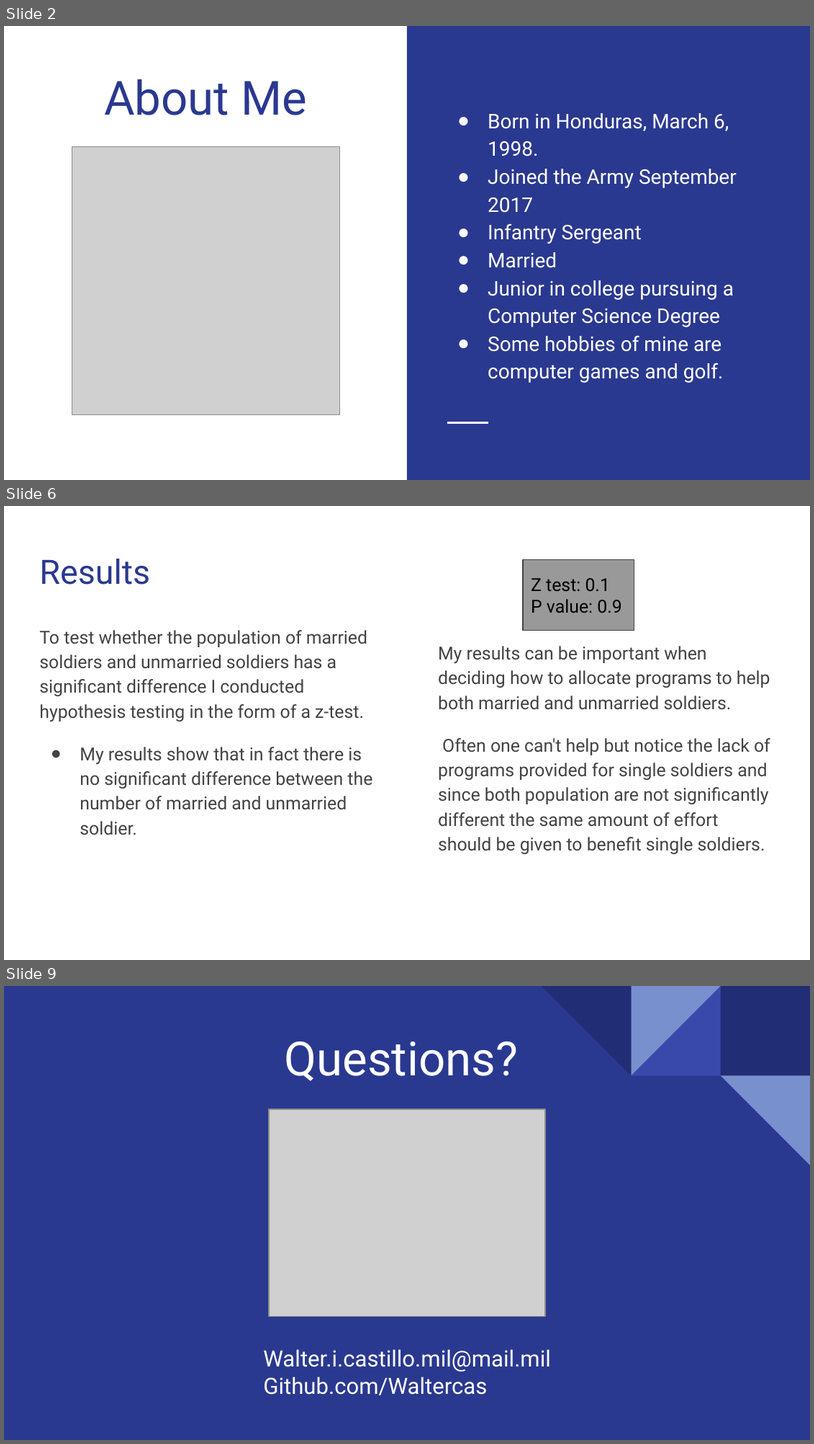
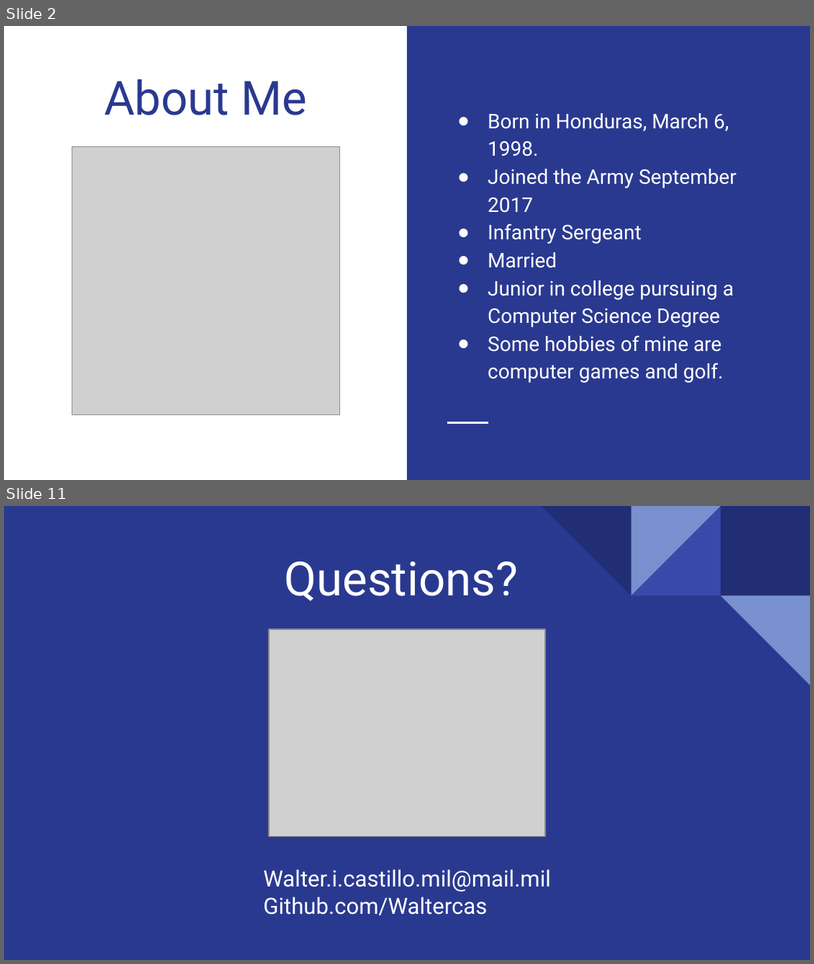
Before and after one commit to Waltercas/Active-Duty-Soldiers, a slide deck: Data/Soldier Demographic Capstone.pptx. Shown one above the other, each under a label of ours: slides 2, 6 and 9 before the commit, slides 2 and 11 after it; the slides between them are not shown. The pictures are 814x1444 and 814x964 pixels, drawn with LibreOffice and Linux fonts; fonts in the diff are those of the drawing; grey boxes stand for pictures. Boxes give left, top, right and bottom in pixels: in the first picture for what was removed or moved away, otherwise in the second. Text is boxed around its words. In the diff, an @@ line names an element or a change of style, - is before the commit and + after.

```diff
--- a/Data/Soldier Demographic Capstone.pptx
+++ b/Data/Soldier Demographic Capstone.pptx
@@ slide 6 removed at [4,506,810,960], background #FFFFFF @@
@@ title removed at [39,559,150,584] @@
-Results
@@ rectangle removed at [523,559,635,630] @@
@@ text removed at [531,578,622,613] @@
-Z test: 0.1
-P value: 0.9
@@ text removed at [39,630,373,835] @@
-To test whether the population of married soldiers and unmarried soldiers has a significant difference I conducted hypothesis testing in the form of a z-test.
-● My results show that in fact there is no significant difference between the number of married and unmarried soldier.
@@ text removed at [438,646,771,854] @@
-My results can be important when deciding how to allocate programs to help both married and unmarried soldiers.
-Often one can't help but notice the lack of programs provided for single soldiers and since both population are not significantly different the same amount of effort should be given to benefit single soldiers.
@@ what was slide 9 is now slide 11 @@
```
Also in this commit, not shown: 2 slides changed, 5 slides added, 3 other slides removed, 3 other files.
